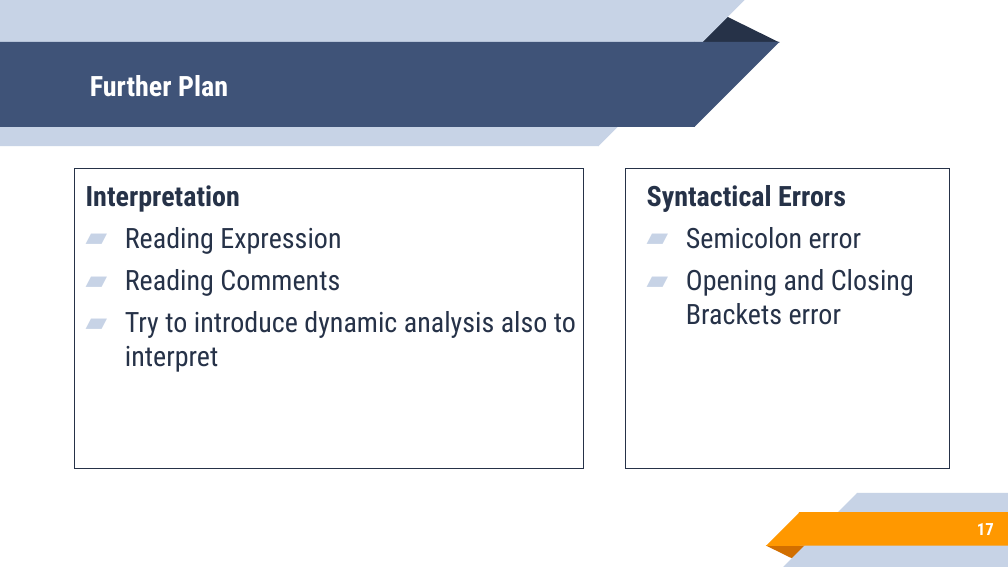
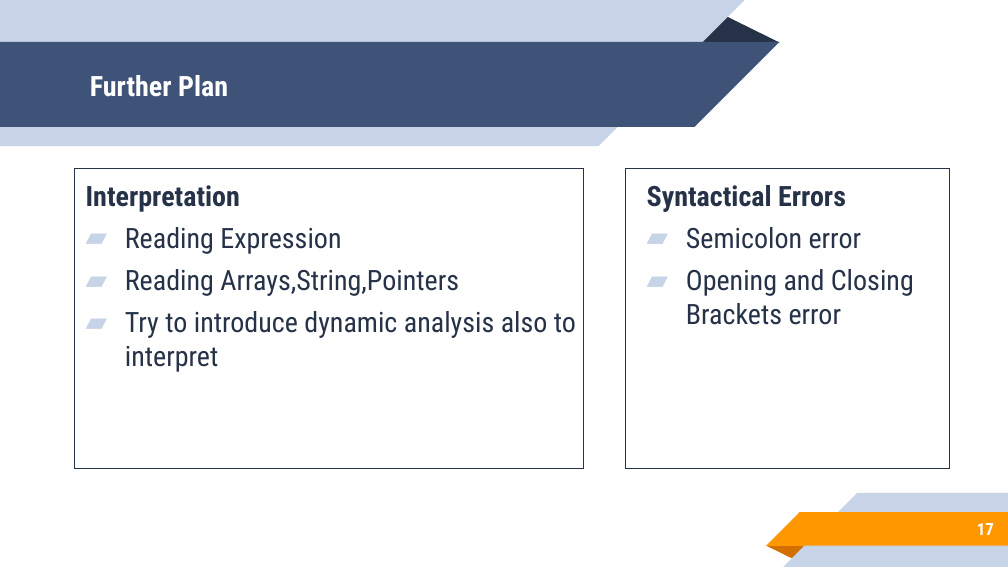
Before and after one commit to samdani91/SPL-1, a slide deck: slide 17 of SPL-1_Mid Presentation.pptx. Drawn at 1008x567 pixels with LibreOffice and Linux fonts; fonts in the diff are those of the drawing. Boxes give left, top, right and bottom in pixels: in the first picture for what was removed or moved away, otherwise in the second. Text is boxed around its words. In the diff, an @@ line names an element or a change of style, - is before the commit and + after.

```diff
--- a/SPL-1_Mid Presentation.pptx
+++ b/SPL-1_Mid Presentation.pptx
@@ text at bbox=[125, 269, 459, 296]: text changed @@
-▰ Reading Comments
+▰ Reading Arrays,String,Pointers
```
